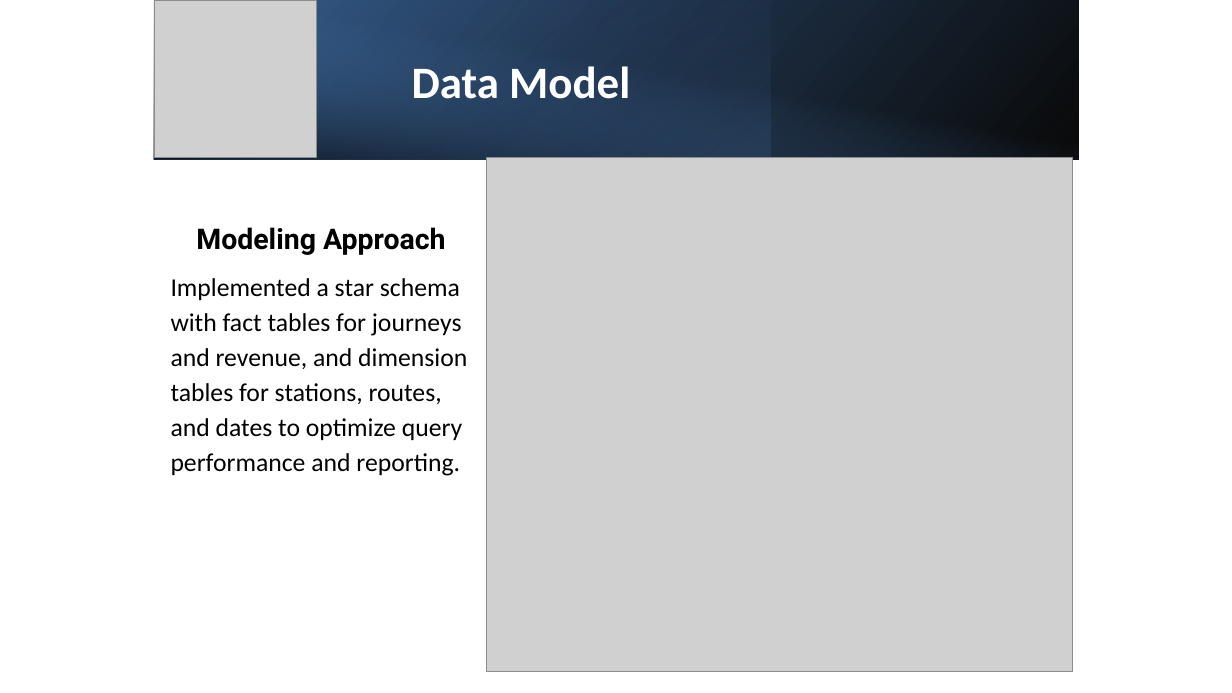
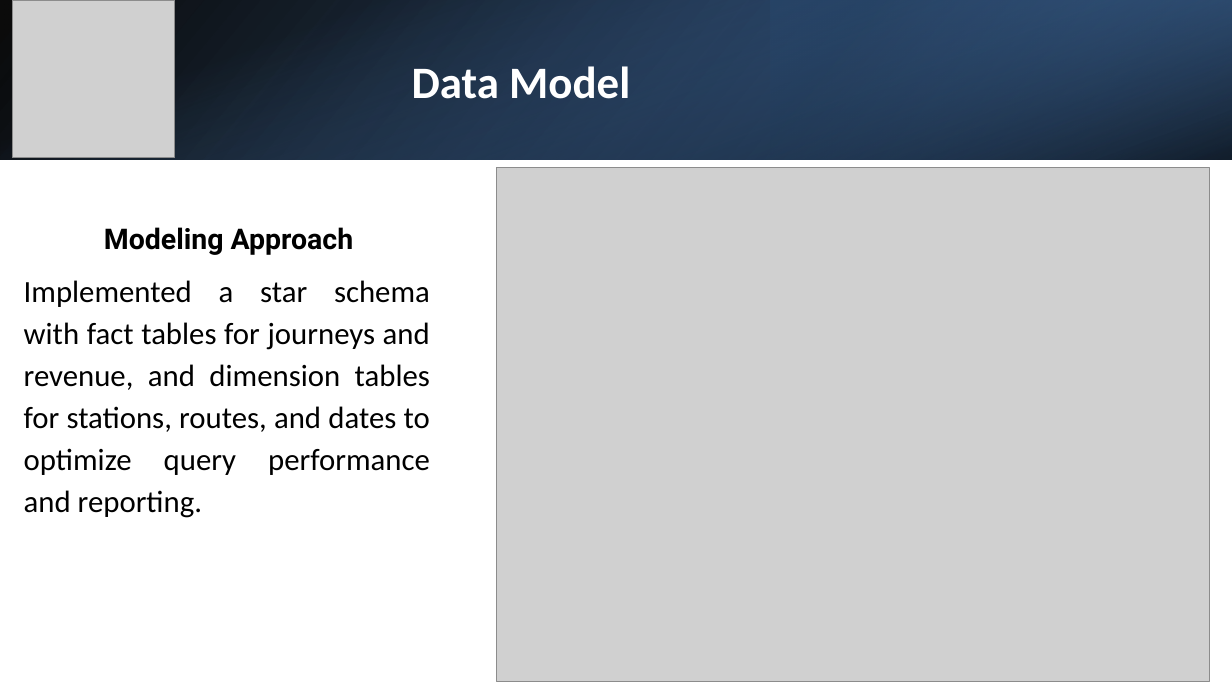
Before and after one commit to powerbiteam1/UK-Train-Rides, a slide deck: slide 6 of UK_Rail_Analytics_Presentation_CEO_V5.pptx. Drawn at 1232x693 pixels with LibreOffice and Linux fonts; fonts in the diff are those of the drawing; grey boxes stand for pictures. Boxes give left, top, right and bottom in pixels: in the first picture for what was removed or moved away, otherwise in the second. Text is boxed around its words. In the diff, an @@ line names an element or a change of style, - is before the commit and + after.

```diff
--- a/UK_Rail_Analytics_Presentation_CEO_V5.pptx
+++ b/UK_Rail_Analytics_Presentation_CEO_V5.pptx
@@ rectangle at [0,0,1232,159]: rotation 180 to 0 degrees @@
@@ rectangle at [0,0,1232,159]: rotation 270 to 90 degrees @@
@@ picture: place and size @@
-picture at [154,0,317,158]
+picture at [12,0,175,158]
@@ rectangle removed at [445,0,771,159] @@
@@ rectangle added at [770,0,1232,159], fill gradient #254061 to #4F81BD @@
@@ picture: place and size @@
-picture at [487,158,1073,672]
+picture at [497,168,1210,682]
@@ text "Modeling Approach": place and size @@
-text "Modeling Approach" at [196,227,446,255]
+text "Modeling Approach" at [104,227,354,255]
@@ text "Implemented a star schema with ...": place and size @@
-text "Implemented a star schema with ..." at [171,278,467,476]
+text "Implemented a star schema with ..." at [24,280,430,518]
@@ text "Implemented a star schema with ..." at [24,280,430,518]: size 20 to 24 pt; alignment left to justified @@
```
Also in this commit, not shown: 7 other slides changed, 1 slide added, 1 slide removed, 1 other file.
